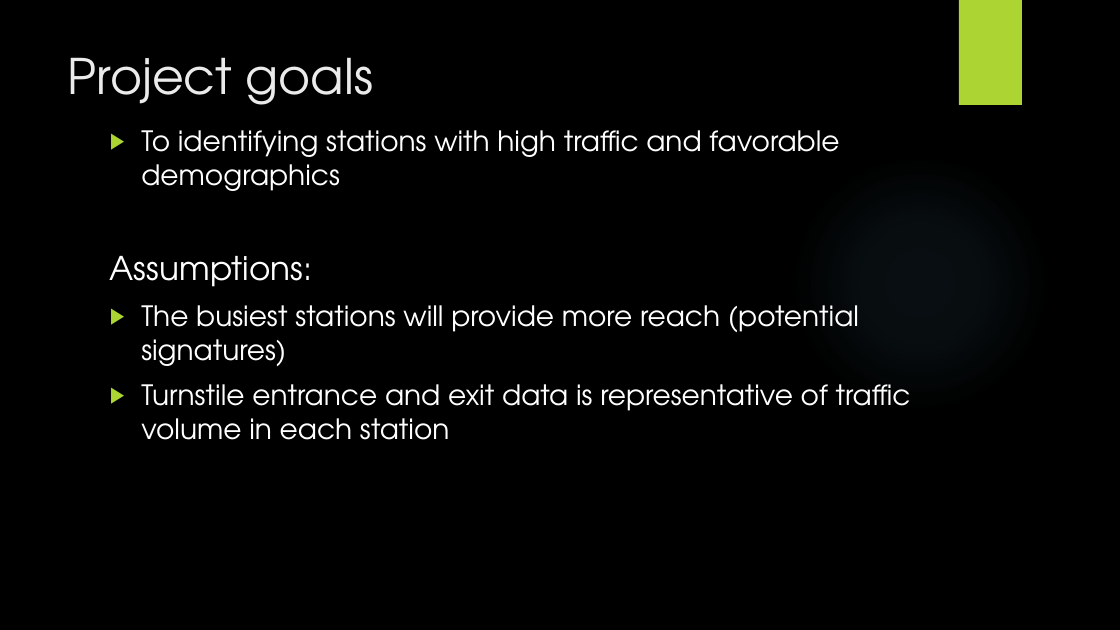
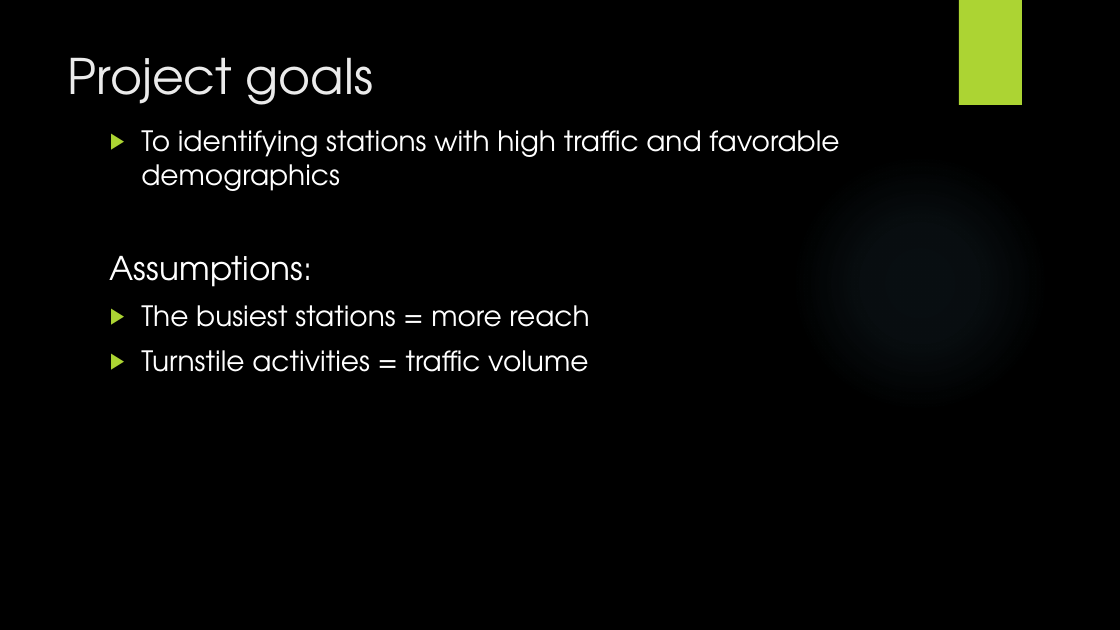
Before and after one commit to JNYH/projectbenson, a slide deck: slide 2 of OptimizeStreetTeamDeployment.pptx (slide 3 before the commit). Drawn at 1120x630 pixels with LibreOffice and Linux fonts; fonts in the diff are those of the drawing; background and template pictures are left out. Boxes give left, top, right and bottom in pixels: in the first picture for what was removed or moved away, otherwise in the second. Text is boxed around its words. In the diff, an @@ line names an element or a change of style, - is before the commit and + after.

```diff
--- a/OptimizeStreetTeamDeployment.pptx
+++ b/OptimizeStreetTeamDeployment.pptx
@@ text at [141, 305, 589, 372]: text changed @@
-▶ The busiest stations will provide more reach (potential signatures)
-▶ Turnstile entrance and exit data is representative of traffic volume in each station
+▶ The busiest stations = more reach
+▶ Turnstile activities = traffic volume
```
Also in this commit, not shown: 5 other slides changed, 5 slides added, 1 slide removed.
